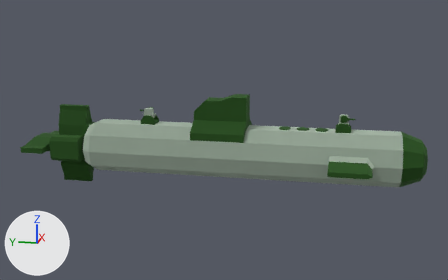
An edit to the Blender file packages/units/vehicle/combat_submarine_1/assets/combat_submarine_1.blend, drawn before and after from the same camera.
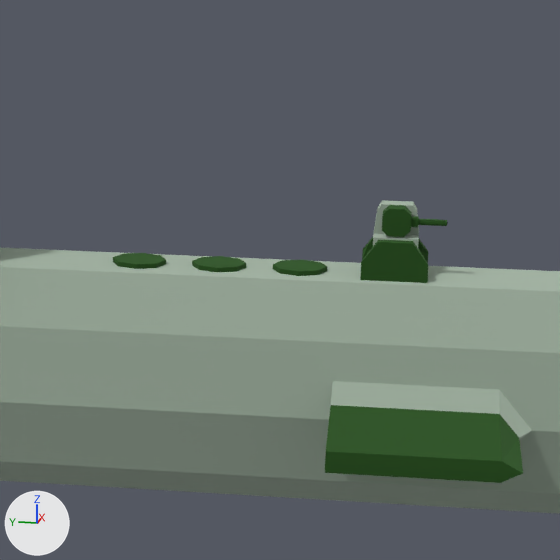
Each version is shown whole from a camera (50 mm lens) standing at (-5.347, -0.89, 1.434) and looking at (0.012, 0.181, 0.094), then close up on the part from 56% to 85% of the width and 24% to 70% of the height. The axes (+X, +Y, +Z) are drawn at lower left. The lights are the same throughout. The first two pictures are the older version.

Names of what the first close-up shows: 'base', 'turretbase_1_base', 'turretbase_1_turretgun', 'turretbase_1_turretjoint'.
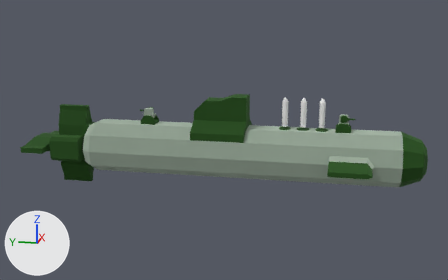
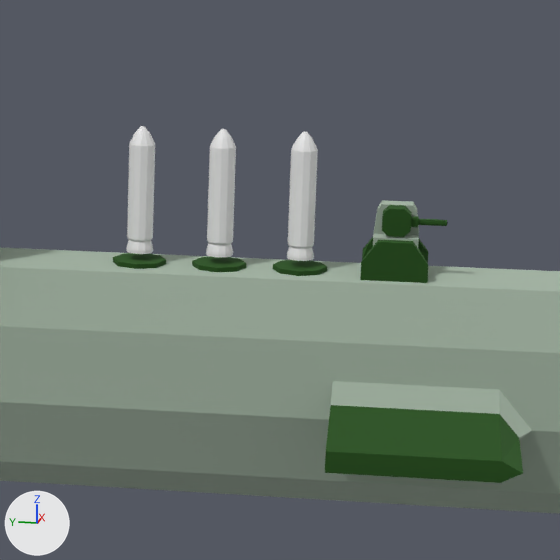
Edits to the bpy script that builds the scene:
```text
Change ob_conrocket_001:
    remove ob_conrocket_001.hide_set(True)
Change ob_conrocket_001_001:
    remove ob_conrocket_001_001.hide_set(True)
Change ob_conrocket_001_002:
    remove ob_conrocket_001_002.hide_set(True)
```

Pixel boxes [x1, y1, x2, y2] of what changed, in the close-ups (560 x 560 px):
'conrocket_001.002', shown
    after: [287, 132, 318, 261]
'conrocket_001.001', shown
    after: [206, 129, 236, 257]
'conrocket_001', shown
    after: [126, 126, 155, 254]
